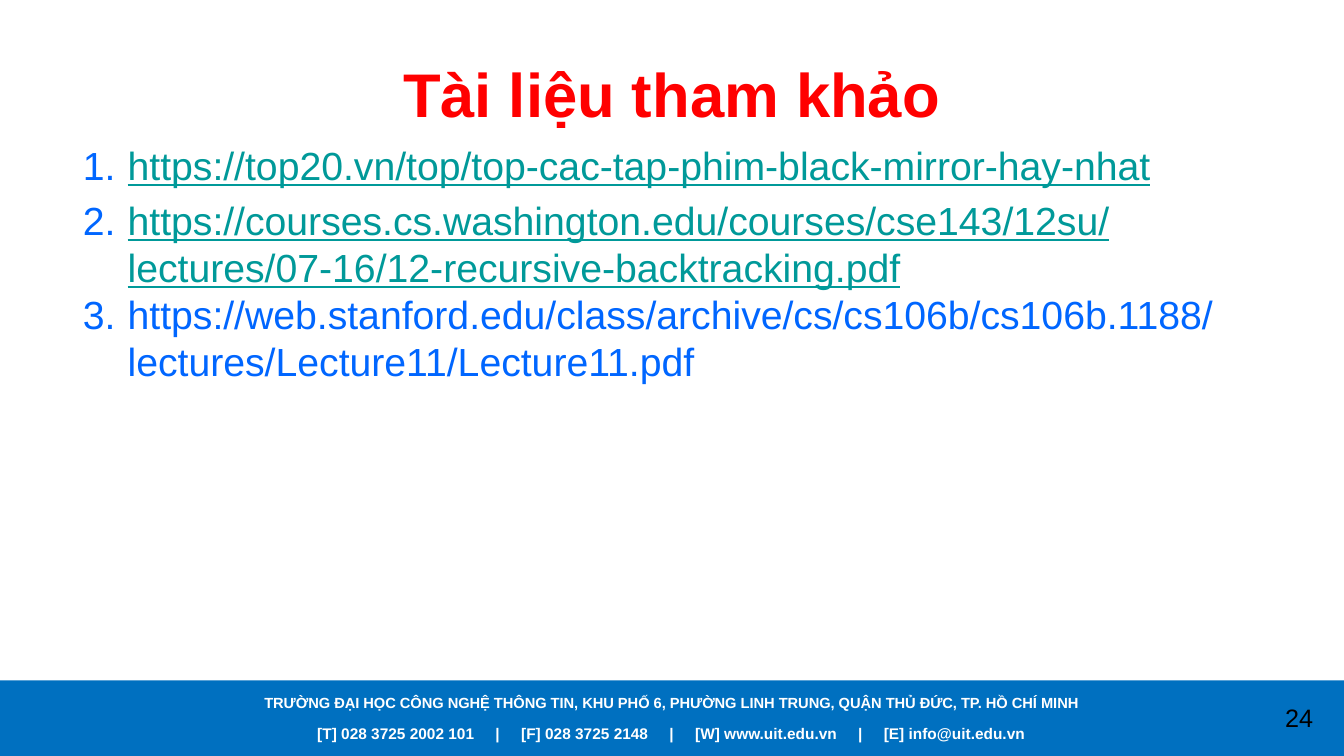
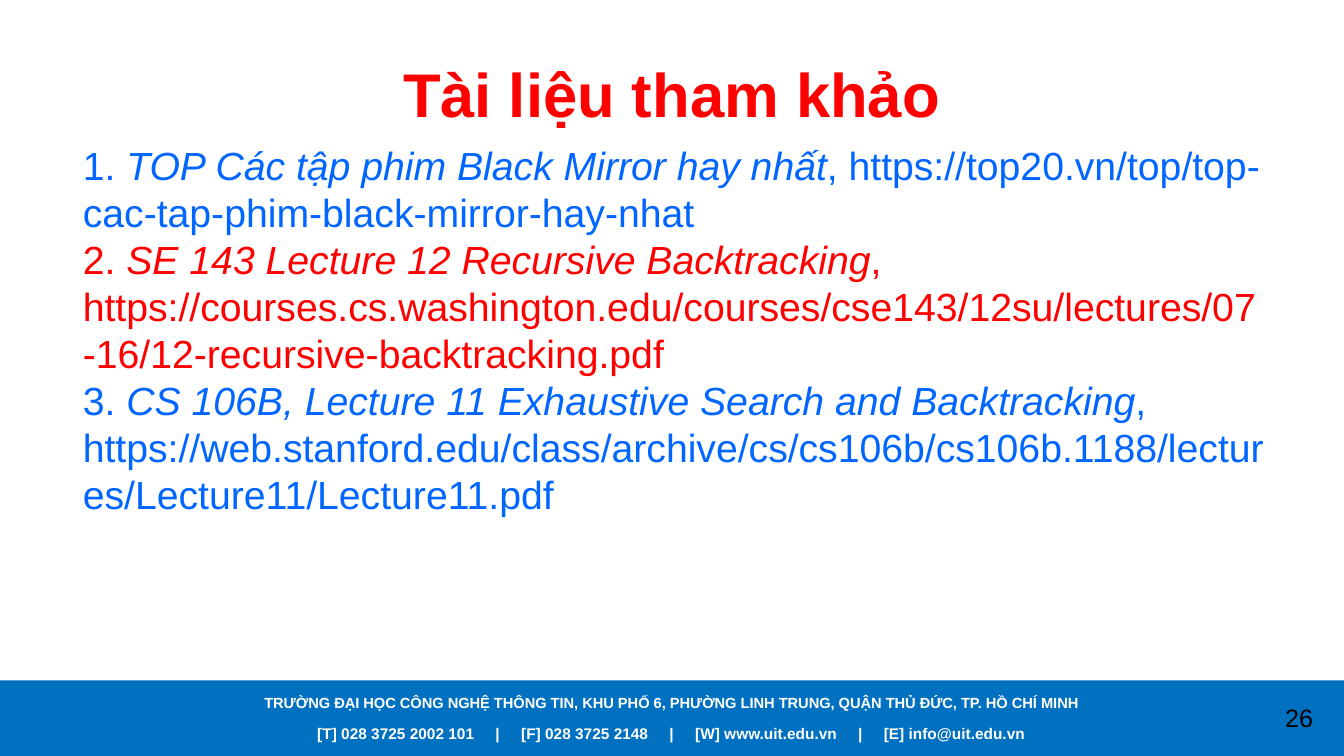
Before and after one commit to caodoanh2001/CS112.L21.KHMT, a slide deck: slide 26 of Seminar/Backtracking.pptx (slide 24 before the commit). Drawn at 1344x756 pixels with LibreOffice and Linux fonts; fonts in the diff are those of the drawing; background and template pictures are left out. Boxes give left, top, right and bottom in pixels: in the first picture for what was removed or moved away, otherwise in the second. Text is boxed around its words. In the diff, an @@ line names an element or a change of style, - is before the commit and + after.

```diff
--- a/Seminar/Backtracking.pptx
+++ b/Seminar/Backtracking.pptx
@@ text at (83, 150, 1264, 517): text changed; text colour #009999 to #0066FF @@
-1. https://top20.vn/top/top-cac-tap-phim-black-mirror-hay-nhat
-2. https://courses.cs.washington.edu/courses/cse143/12su/lectures/07-16/12-recursive-backtracking.pdf
-3. https://web.stanford.edu/class/archive/cs/cs106b/cs106b.1188/lectures/Lecture11/Lecture11.pdf
+1. TOP Các tập phim Black Mirror hay nhất, https://top20.vn/top/top-cac-tap-phim-black-mirror-hay-nhat
+2. SE 143 Lecture 12 Recursive Backtracking, https://courses.cs.washington.edu/courses/cse143/12su/lectures/07-16/12-recursive-backtracking.pdf
+3. CS 106B, Lecture 11 Exhaustive Search and Backtracking, https://web.stanford.edu/class/archive/cs/cs106b/cs106b.1188/lectures/Lecture11/Lecture11.pdf
@@ page number at (1285, 709, 1313, 728): text changed @@
-24
+26
```
Also in this commit, not shown: 7 other slides changed, 4 slides added, 2 slides removed.
